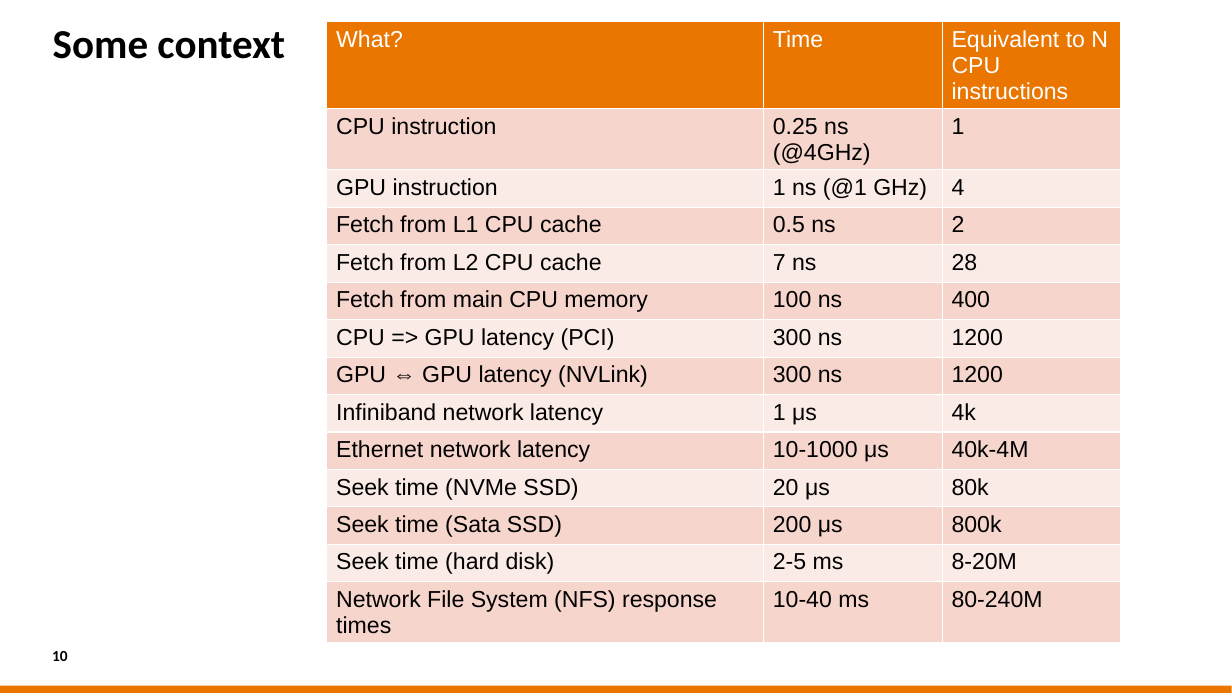
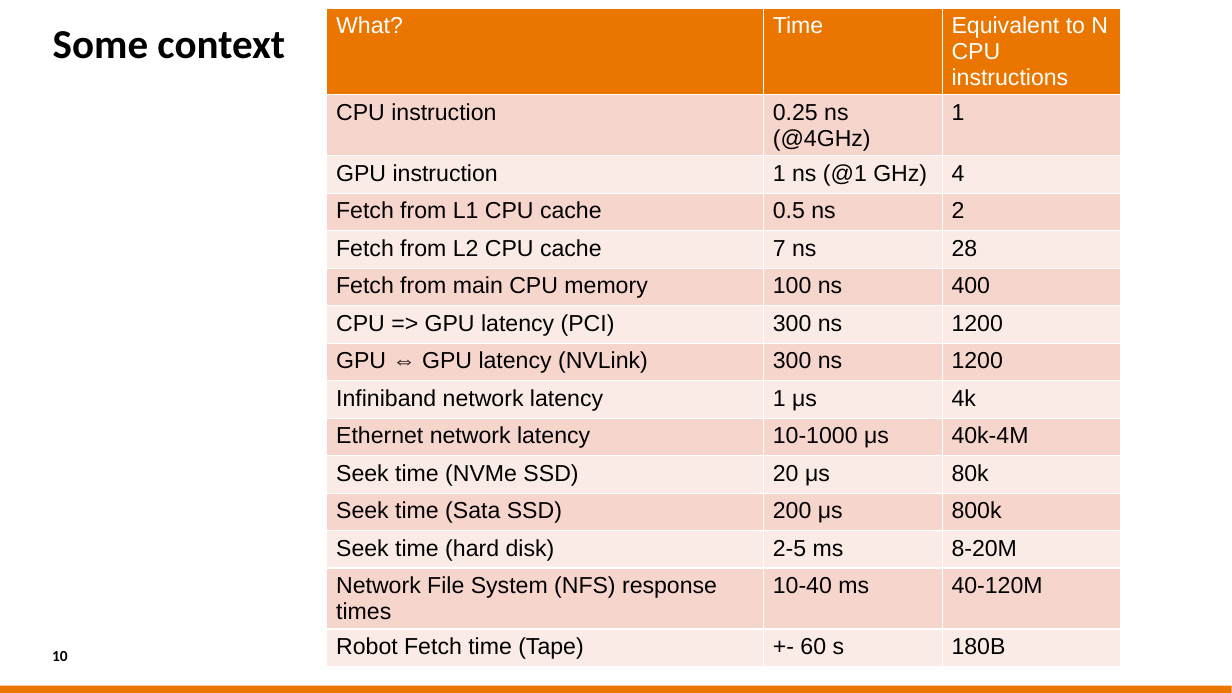
Before and after one commit to sara-nl/HPML-course-materials, a slide deck: slide 10 of Day2/slides/hw_and_software_features.pptx. Drawn at 1232x693 pixels with LibreOffice and Linux fonts; fonts in the diff are those of the drawing; background and template pictures are left out. Boxes give left, top, right and bottom in pixels: in the first picture for what was removed or moved away, otherwise in the second. Text is boxed around its words. In the diff, an @@ line names an element or a change of style, - is before the commit and + after.

```diff
--- a/Day2/slides/hw_and_software_features.pptx
+++ b/Day2/slides/hw_and_software_features.pptx
@@ table at box(327, 8, 1121, 680) @@
-row 14: Network File System (NFS) response times | 10-40 ms | 80-240M
+row 14: Network File System (NFS) response times | 10-40 ms | 40-120M
+row 15: Robot Fetch time (Tape) | +- 60 s | 180B
@@ table: place and size @@
-table at box(327, 22, 1121, 656)
+table at box(327, 8, 1121, 680)
```
Also in this commit, not shown: 15 other slides changed, 1 slide added, 1 other file.
